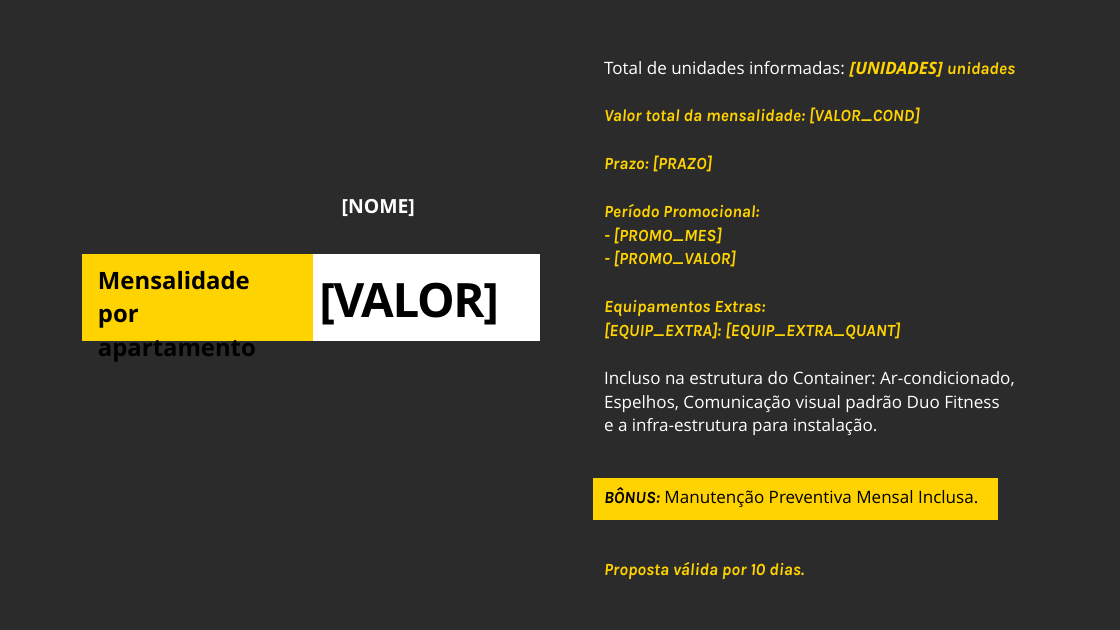
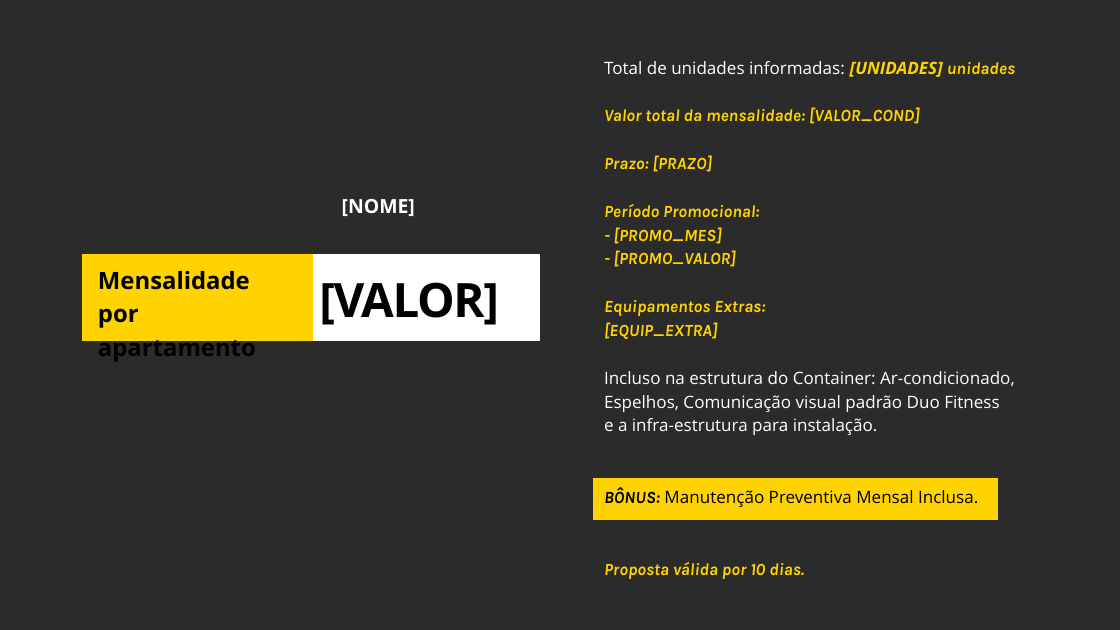
Before and after one commit to agencialumno/Site_duofitness, a slide deck: slide 27 of simulador_duofitness/templates/duo.pptx. Drawn at 1120x630 pixels with LibreOffice and Linux fonts; fonts in the diff are those of the drawing; background and template pictures are left out; a plain dark background stands for a picture behind light text. Boxes give left, top, right and bottom in pixels: in the first picture for what was removed or moved away, otherwise in the second. Text is boxed around its words. In the diff, an @@ line names an element or a change of style, - is before the commit and + after.

```diff
--- a/simulador_duofitness/templates/duo.pptx
+++ b/simulador_duofitness/templates/duo.pptx
@@ text at <box>604,322,717,339</box>: text changed @@
-[EQUIP_EXTRA]: [EQUIP_EXTRA_QUANT]
+[EQUIP_EXTRA]
```
Also in this commit, not shown: 1 other slide changed, 5 other files.
